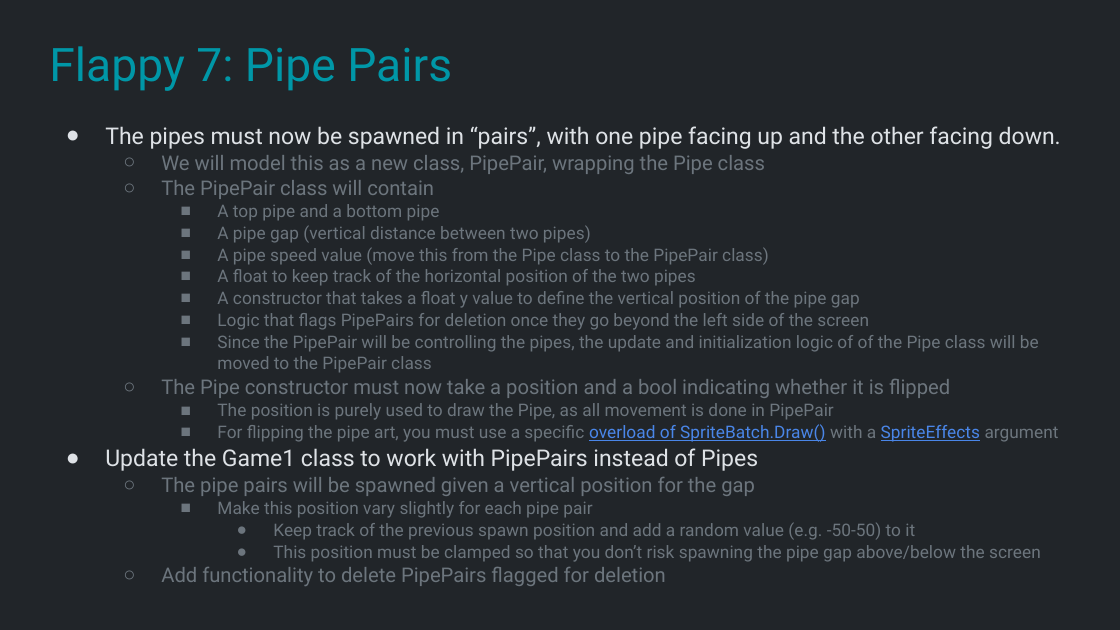
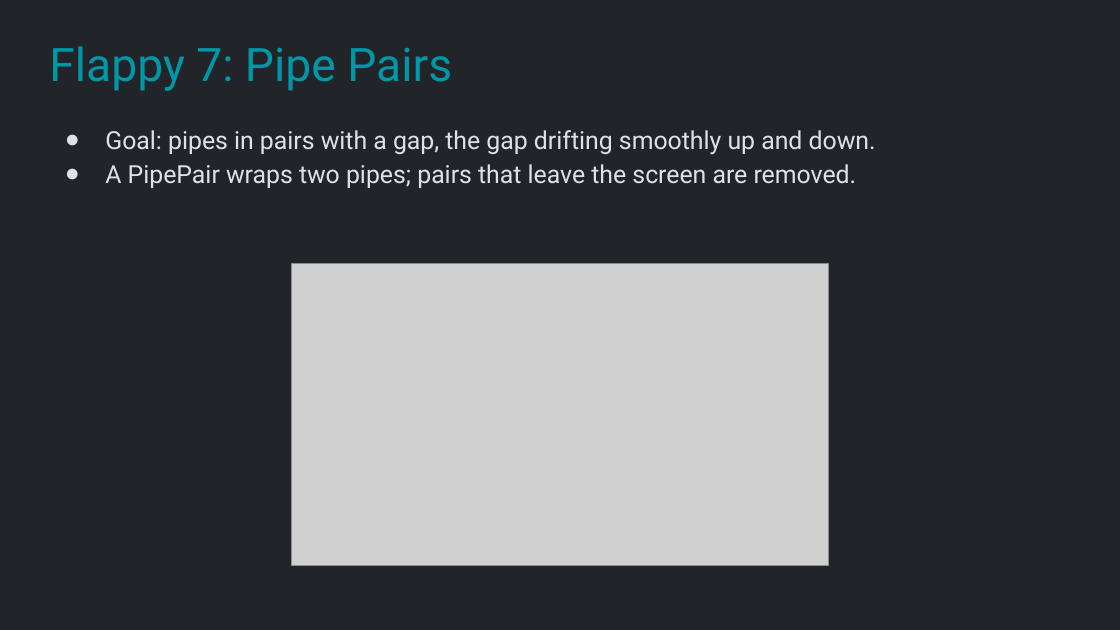
Before and after one commit to Metamate/gar, a slide deck: slide 24 of slides/02 Flappy Bird.pptx. Drawn at 1120x630 pixels with LibreOffice and Linux fonts; fonts in the diff are those of the drawing; grey boxes stand for pictures. Boxes give left, top, right and bottom in pixels: in the first picture for what was removed or moved away, otherwise in the second. Text is boxed around its words. In the diff, an @@ line names an element or a change of style, - is before the commit and + after.

```diff
--- a/slides/02 Flappy Bird.pptx
+++ b/slides/02 Flappy Bird.pptx
@@ text at <box>105,130,876,188</box>: text changed; size 11.1 to 16 pt; text colour #6C757D to #DEE2E6 @@
-● The pipes must now be spawned in “pairs”, with one pipe facing up and the other facing down.
-  ○ We will model this as a new class, PipePair, wrapping the Pipe class
-  ○ The PipePair class will contain
-    ■ A top pipe and a bottom pipe
-    ■ A pipe gap (vertical distance between two pipes)
-    ■ A pipe speed value (move this from the Pipe class to the PipePair class)
-    ■ A float to keep track of the horizontal position of the two pipes
-    ■ A constructor that takes a float y value to define the vertical position of the pipe gap
-    ■ Logic that flags PipePairs for deletion once they go beyond the left side of the screen
-    ■ Since the PipePair will be controlling the pipes, the update and initialization logic of of the Pipe class will be moved to the PipePair class
-  ○ The Pipe constructor must now take a position and a bool indicating whether it is flipped
-    ■ The position is purely used to draw the Pipe, as all movement is done in PipePair
-    ■ For flipping the pipe art, you must use a specific overload of SpriteBatch.Draw() with a SpriteEffects argument
-● Update the Game1 class to work with PipePairs instead of Pipes
-  ○ The pipe pairs will be spawned given a vertical position for the gap
-    ■ Make this position vary slightly for each pipe pair
-      ● Keep track of the previous spawn position and add a random value (e.g. -50-50) to it
-      ● This position must be clamped so that you don’t risk spawning the pipe gap above/below the screen
-  ○ Add functionality to delete PipePairs flagged for deletion
+● Goal: pipes in pairs with a gap, the gap drifting smoothly up and down.
+● A PipePair wraps two pipes; pairs that leave the screen are removed.
@@ picture added at <box>291,263,829,566</box> @@
```
Also in this commit, not shown: 12 other slides changed, 2 slides added, 1 slide removed, 1 other file.
